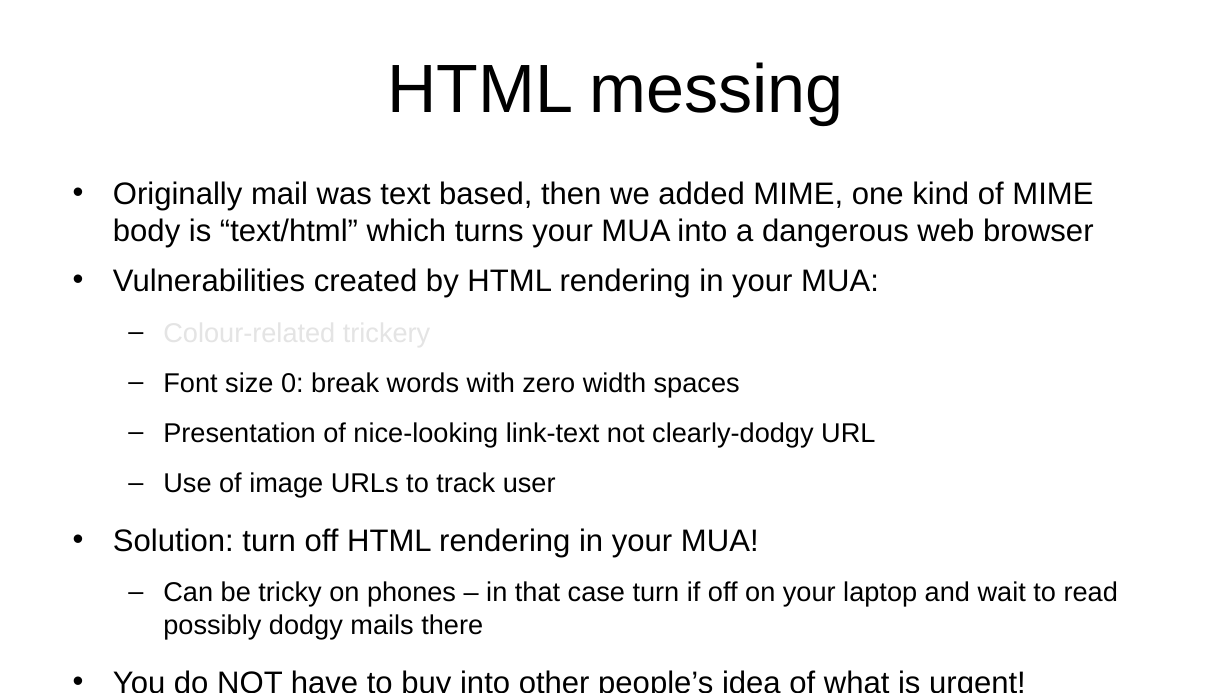
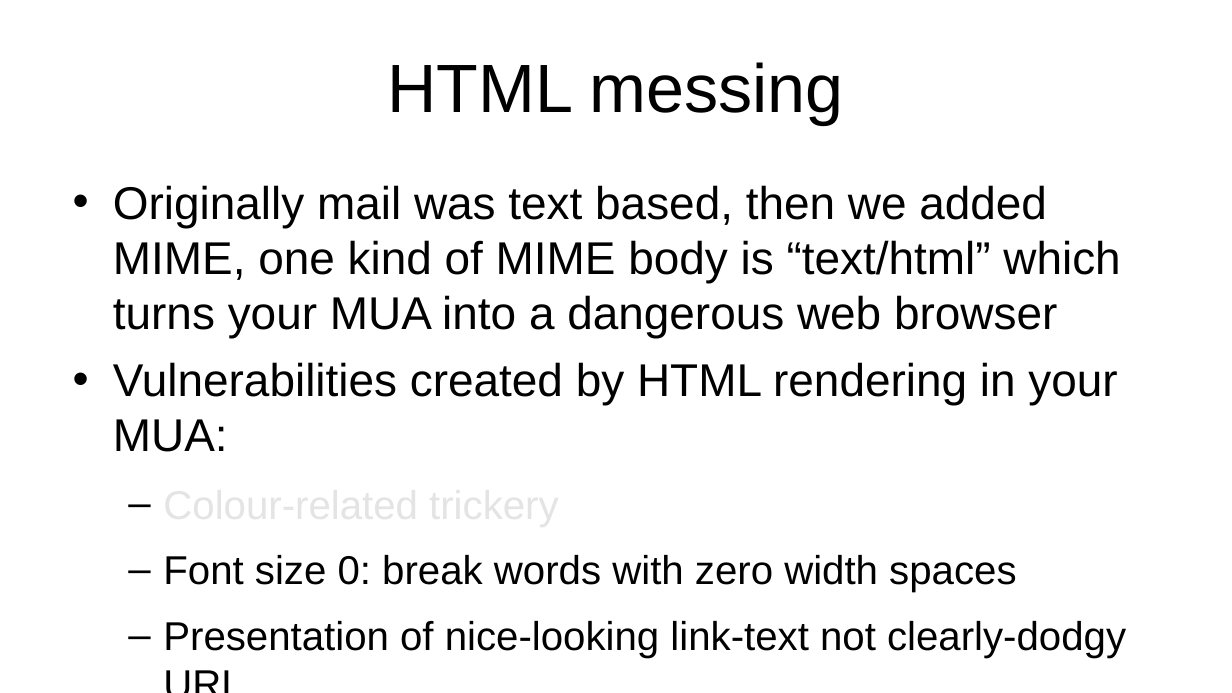
Before and after one commit to sftcd/witidtm, a slide deck: slide 18 of lectures/2020-2021/800-mail.odp. Drawn at 1232x693 pixels with LibreOffice and Linux fonts; fonts in the diff are those of the drawing. Boxes give left, top, right and bottom in pixels: in the first picture for what was removed or moved away, otherwise in the second. Text is boxed around its words. In the diff, an @@ line names an element or a change of style, - is before the commit and + after.

```diff
--- a/lectures/2020-2021/800-mail.odp
+++ b/lectures/2020-2021/800-mail.odp
@@ text "Originally mail was text based, ..." at (113,185,1126,658): size 20 to 29.6 pt in "Originally mail was text based, then we ...", "Vulnerabilities created by HTML rendering in your ..."; size 17.5 to 25.9 pt in "Colour-related trickery", "Font size 0: break words with zero ...", "Presentation of nice-looking link-text not clearly-dodgy URL" @@
@@ text at (113,472,1118,693): paragraphs removed @@
-  – Use of image URLs to track user
-• Solution: turn off HTML rendering in your MUA!
-  – Can be tricky on phones – in that case turn if off on your laptop and wait to read possibly dodgy mails there
-• You do NOT have to buy into other people’s idea of what is urgent!
```
Also in this commit, not shown: 3 slides added, 1 other file.
